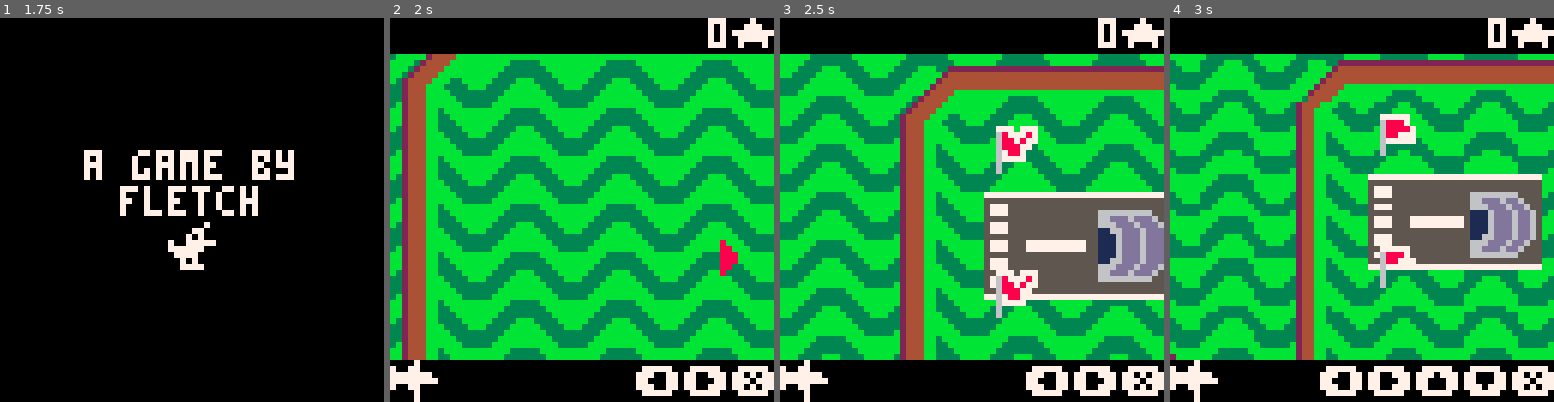
Above: before the commit, frames 1-4 (left to right).
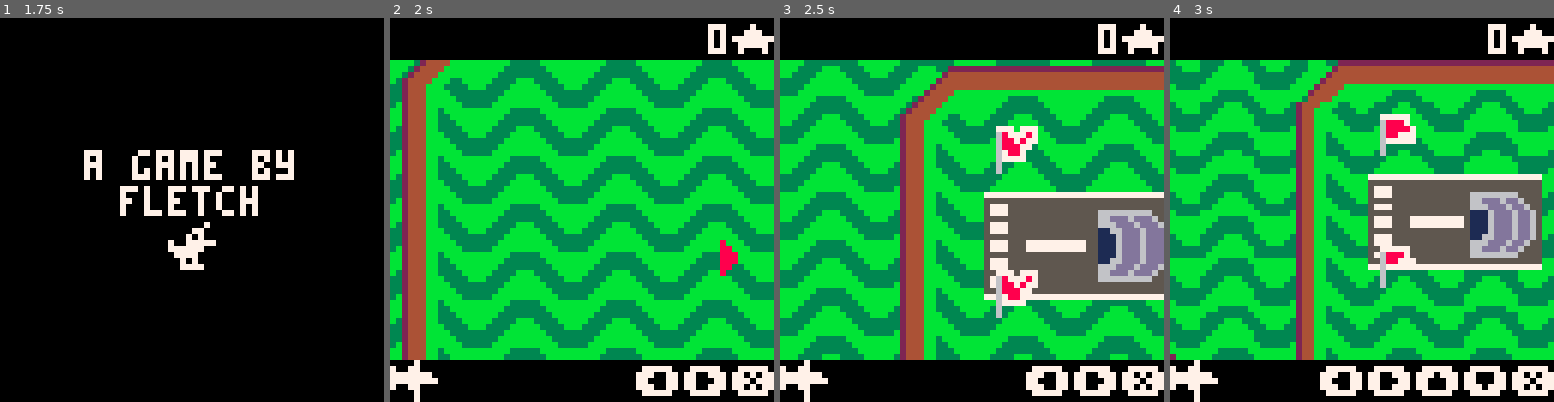
Above: after the commit, the same moments.

Repository: fletchmakes/oops-airlines
Game: PICO-8 cartridge oops-airlines.p8
Two runs of this game, one before a commit and one after it. Both use one fixed random seed, a clock stepped at 60 frames per second and the inputs below.
Inputs:
- Up to frame 1 (1.75 s): tap X (X key) at 0.33, 1.07 s; tap O (Z key) at 0.7, 1.7 s; hold Right from 1.6 s (still down)
- Up to frame 2 (2 s): keep holding Right; tap X (X key) at 1.85 s
- Up to frame 3 (2.5 s): release Right at 2.1 s; tap O (Z key) at 2.1 s; hold Up 2.15-2.42 s; hold Right from 2.47 s (still down)
- Up to frame 4 (3 s): keep holding Right; tap O (Z key) at 2.5, 2.9 s; tap X (X key) at 2.97 s

Frame 1 is identical in both runs. In frame 2, 2.1% of the frame differs, in the area x 0-100%, y 0-11%; in frame 3, 2.1%; in frame 4, 2.1%.

Commit message:
ui fixes

Diff:
--- a/oops-airlines.p8
+++ b/oops-airlines.p8
@@ -614,20 +614,20 @@
 
 function draw_ui_overlay()
 	-- top hud
-	rectfill(0, 0, 63, 5, 0)
+	rectfill(0, 0, 63, 6, 0)
 
 	if mode == "FLIGHT" then
 		if cam.track_target ~= nil and cam.track_target.color ~= nil then
-			rectfill(1, 1, 3, 3, cam.track_target.color)
-			print(cam.track_target.code, 5, 0, 7)
+			rectfill(0, 2, 2, 4, cam.track_target.color)
+			print(cam.track_target.code, 5, 1, 7)
 		end
 	else
-		rectfill(1, 1, 3, 3, plan_plane.color)
-		print(plan_plane.code, 5, 0, 7)
+		rectfill(0, 2, 2, 4, plan_plane.color)
+		print(plan_plane.code, 5, 1, 7)
 	end
 
 	local points_str = tostr(points)..chr(146)
-	print(points_str, 61-#points_str*4, 0, 7)
+	print(points_str, 61-#points_str*4, 1, 7)
 
 	-- bottom hud
 	rectfill(0, 57, 63, 63, 0)
@@ -741,6 +741,9 @@
 			if diffx < 0.25 and diffy < 0.25 then self.item_needs_focus = nil end
 			return
 		end
+
+		-- if its gameover, then don't allow the user to pan the camera
+		if mode == "GAMEOVER" then return end
 
 		-- we are watching a plane fly at the moment
 		if self.is_tracking then
